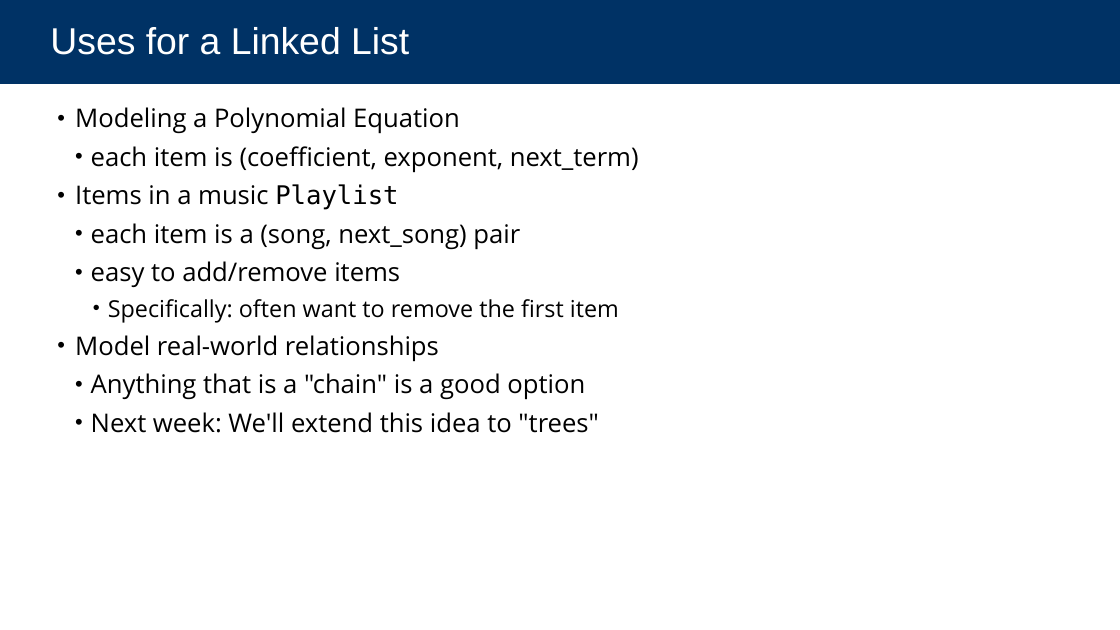
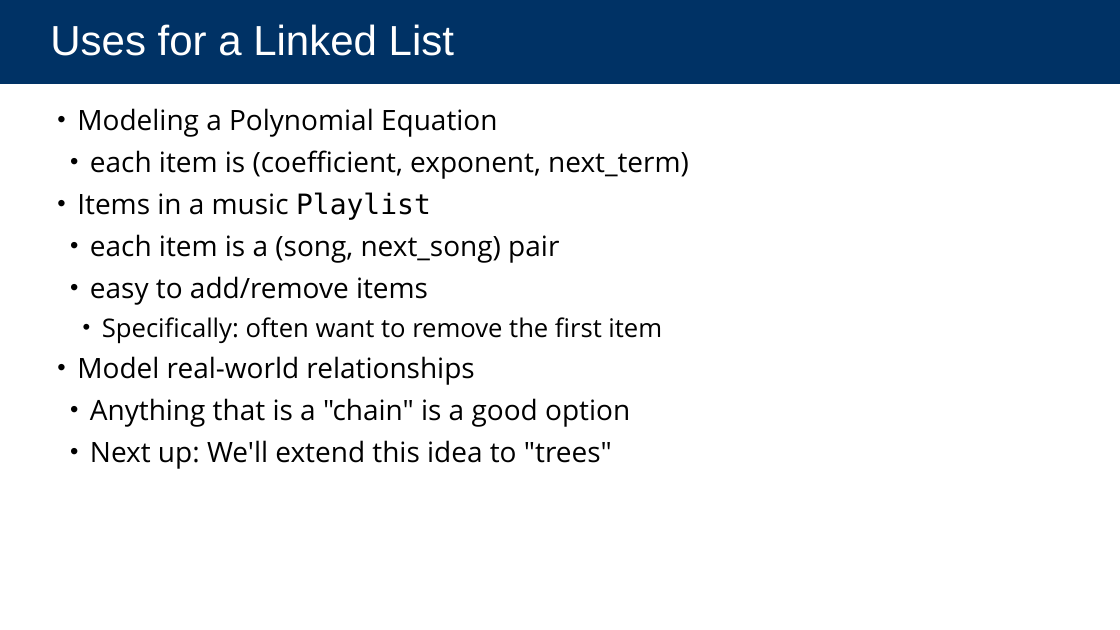
Before and after one commit to cs88-website/sp24, a slide deck: slide 18 of assets/slides/sp24/17-Linked_Lists.pptx (slide 15 before the commit). Drawn at 1120x630 pixels with LibreOffice and Linux fonts; fonts in the diff are those of the drawing. Boxes give left, top, right and bottom in pixels: in the first picture for what was removed or moved away, otherwise in the second. Text is boxed around its words. In the diff, an @@ line names an element or a change of style, - is before the commit and + after.

```diff
--- a/assets/slides/sp24/17-Linked_Lists.pptx
+++ b/assets/slides/sp24/17-Linked_Lists.pptx
@@ title "Uses for a Linked List" at (0,0,1120,84): size 32 to 36 pt @@
@@ text at (77,108,689,427): size 22 to 24 pt in "Modeling a Polynomial Equation", "each item is (coefficient, exponent, next_term)", "Items in a music Playlist", "each item is a (song, next_song) pair" and 3 more places; size 20 to 22 pt in "Specifically: often want to remove the first ..."; indent changed @@
@@ text at (90,440,612,469): text changed; size 22 to 24 pt @@
-  • Next week: We'll extend this idea to "trees"
+  • Next up: We'll extend this idea to "trees"
```
Also in this commit, not shown: 15 other slides changed, 6 slides added, 1 slide removed, 7 other files.
